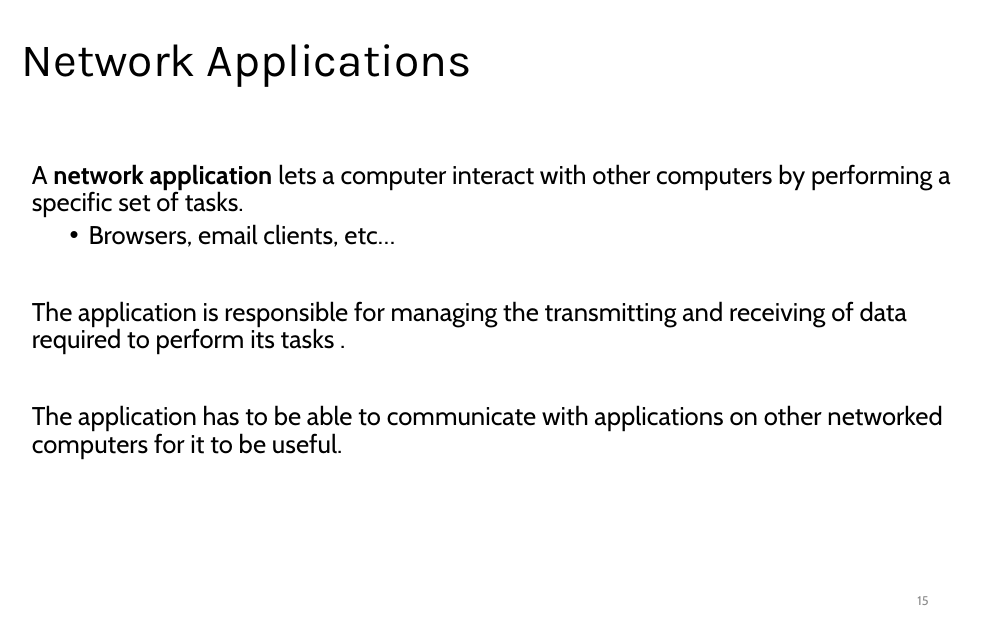
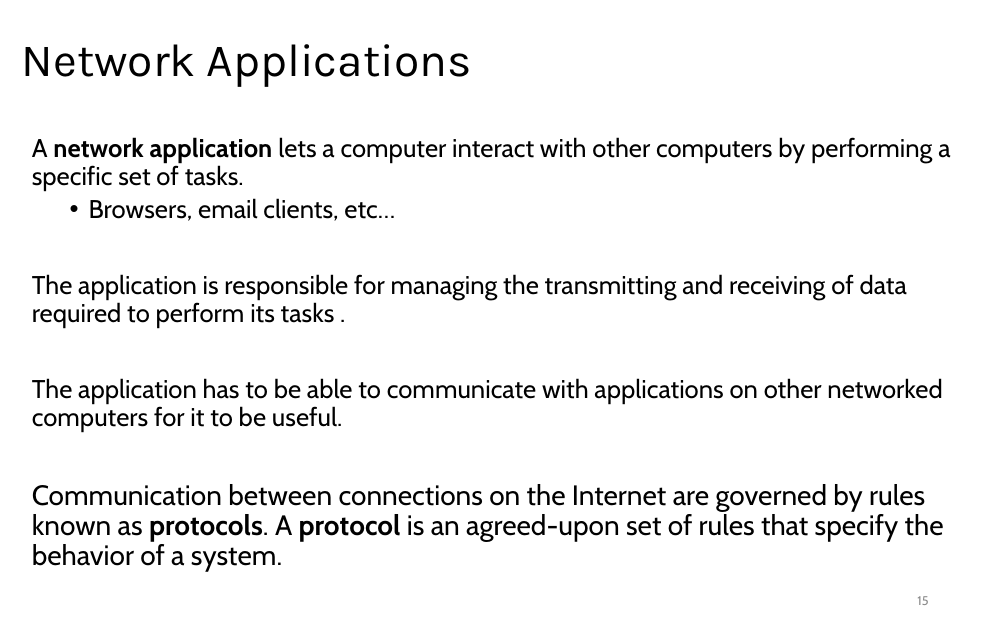
Before and after one commit to LongBaoNguyen/longbaonguyen.github.io, a slide deck: slide 15 of courses/apcsp/lect18.pptx. Drawn at 1008x630 pixels with LibreOffice and Linux fonts; fonts in the diff are those of the drawing. Boxes give left, top, right and bottom in pixels: in the first picture for what was removed or moved away, otherwise in the second. Text is boxed around its words. In the diff, an @@ line names an element or a change of style, - is before the commit and + after.

```diff
--- a/courses/apcsp/lect18.pptx
+++ b/courses/apcsp/lect18.pptx
@@ text "A network application lets a ..." moved from (x1=32, y1=164, x2=950, y2=458) to (x1=32, y1=137, x2=950, y2=571) @@
@@ text at (x1=32, y1=484, x2=944, y2=571): paragraph added @@
+Communication between connections on the Internet are governed by rules known as protocols. A protocol is an agreed-upon set of rules that specify the behavior of a system.
```
Also in this commit, not shown: 1 other slide changed, 1 other file.
